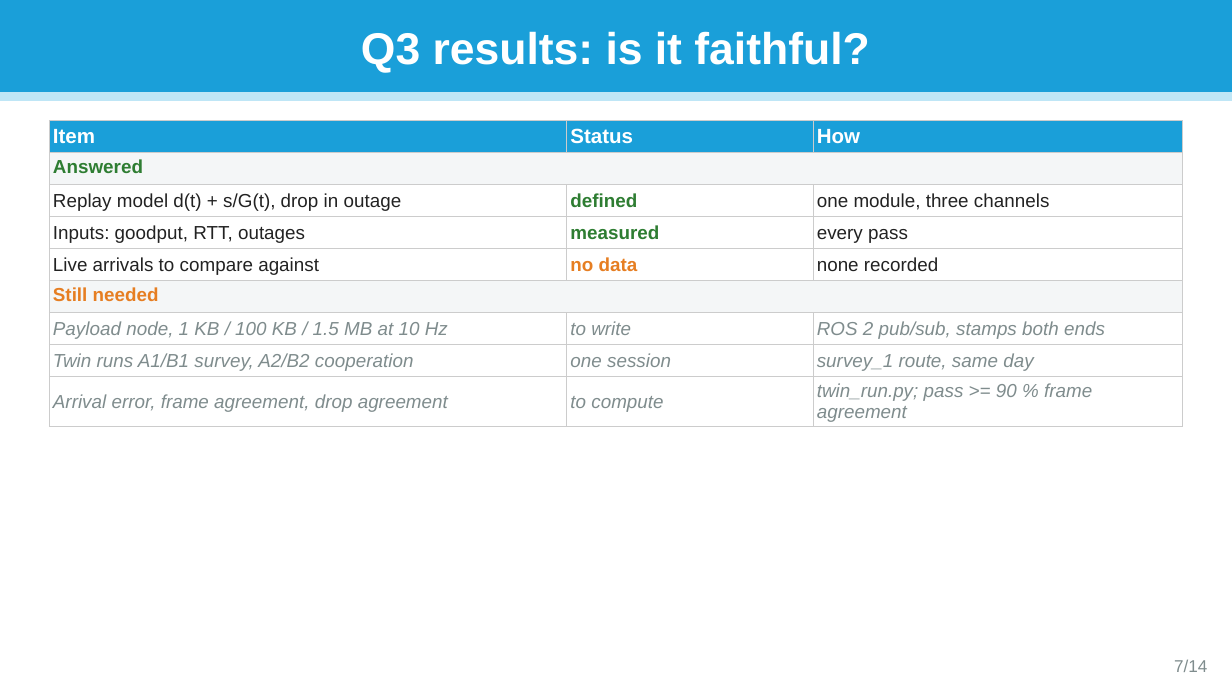
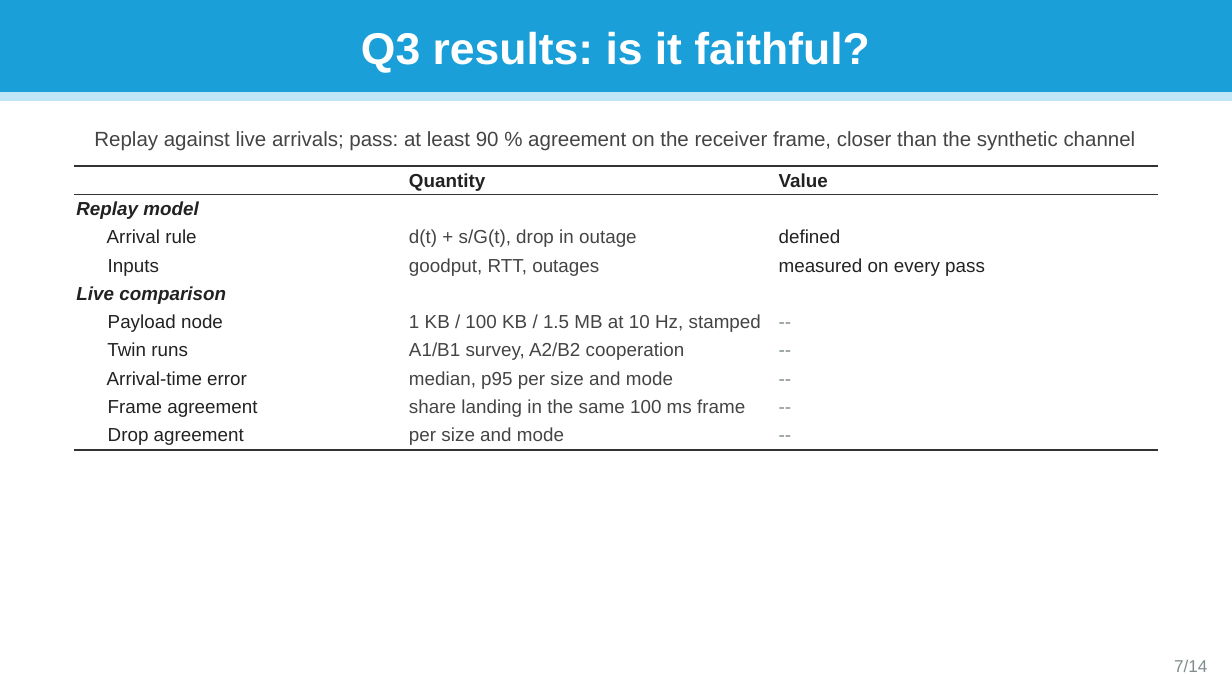
Before and after one commit to jorichee14/Others, a slide deck: slide 7 of scoop_testbed_paper/SCooP-iT_testbed_questions.pptx. Drawn at 1232x693 pixels with LibreOffice and Linux fonts; fonts in the diff are those of the drawing. Boxes give left, top, right and bottom in pixels: in the first picture for what was removed or moved away, otherwise in the second. Text is boxed around its words. In the diff, an @@ line names an element or a change of style, - is before the commit and + after.

```diff
--- a/scoop_testbed_paper/SCooP-iT_testbed_questions.pptx
+++ b/scoop_testbed_paper/SCooP-iT_testbed_questions.pptx
@@ text added at bbox=[94, 131, 1136, 151], 12 pt, text #444444 @@
+Replay against live arrivals; pass: at least 90 % agreement on the receiver frame, closer than the synthetic channel
@@ table at bbox=[74, 166, 1158, 449] @@
-row 1: Item | Status | How
-row 2: Answered |  | 
-row 3: Replay model d(t) + s/G(t), drop in outage | defined | one module, three channels
-row 4: Inputs: goodput, RTT, outages | measured | every pass
-row 5: Live arrivals to compare against | no data | none recorded
-row 6: Still needed |  | 
-row 7: Payload node, 1 KB / 100 KB / 1.5 MB at 10 Hz | to write | ROS 2 pub/sub, stamps both ends
-row 8: Twin runs A1/B1 survey, A2/B2 cooperation | one session | survey_1 route, same day
-row 9: Arrival error, frame agreement, drop agreement | to compute | twin_run.py; pass >= 90 % frame agreement
+row 1:  | Quantity | Value
+row 2: Replay model |  | 
+row 3: Arrival rule | d(t) + s/G(t), drop in outage | defined
+row 4: Inputs | goodput, RTT, outages | measured on every pass
+row 5: Live comparison |  | 
+row 6: Payload node | 1 KB / 100 KB / 1.5 MB at 10 Hz, stamped | --
+row 7: Twin runs | A1/B1 survey, A2/B2 cooperation | --
+row 8: Arrival-time error | median, p95 per size and mode | --
+row 9: Frame agreement | share landing in the same 100 ms frame | --
+row 10: Drop agreement | per size and mode | --
@@ table: place and size @@
-table at bbox=[49, 121, 1183, 426]
+table at bbox=[74, 166, 1158, 449]
```
Also in this commit, not shown: 5 other slides changed, 1 other file.
